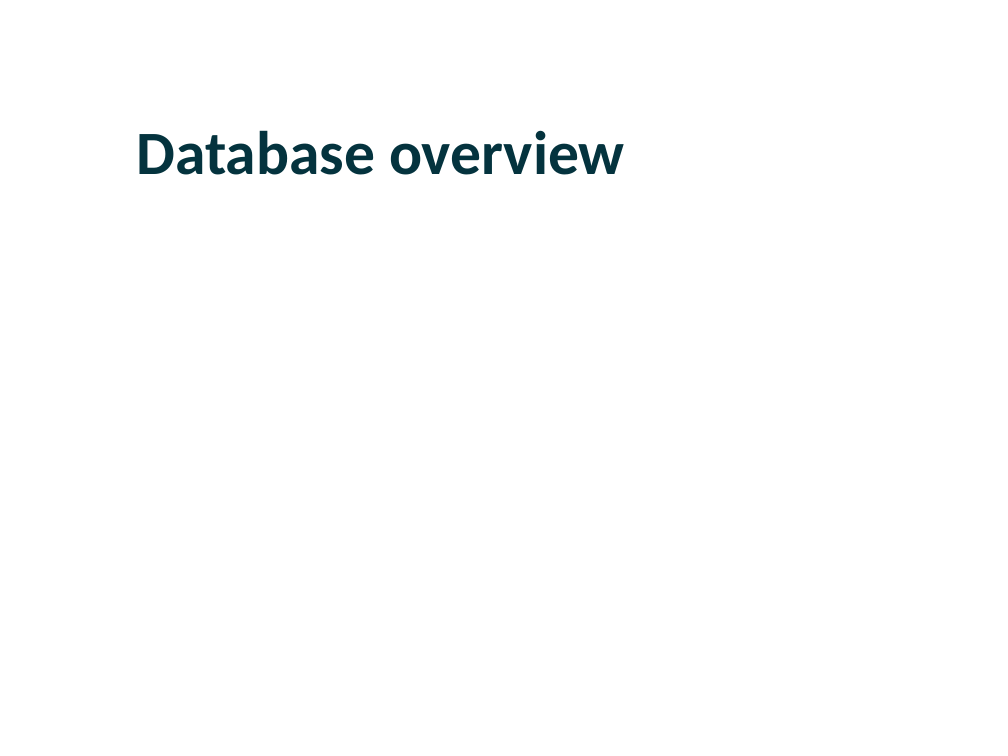
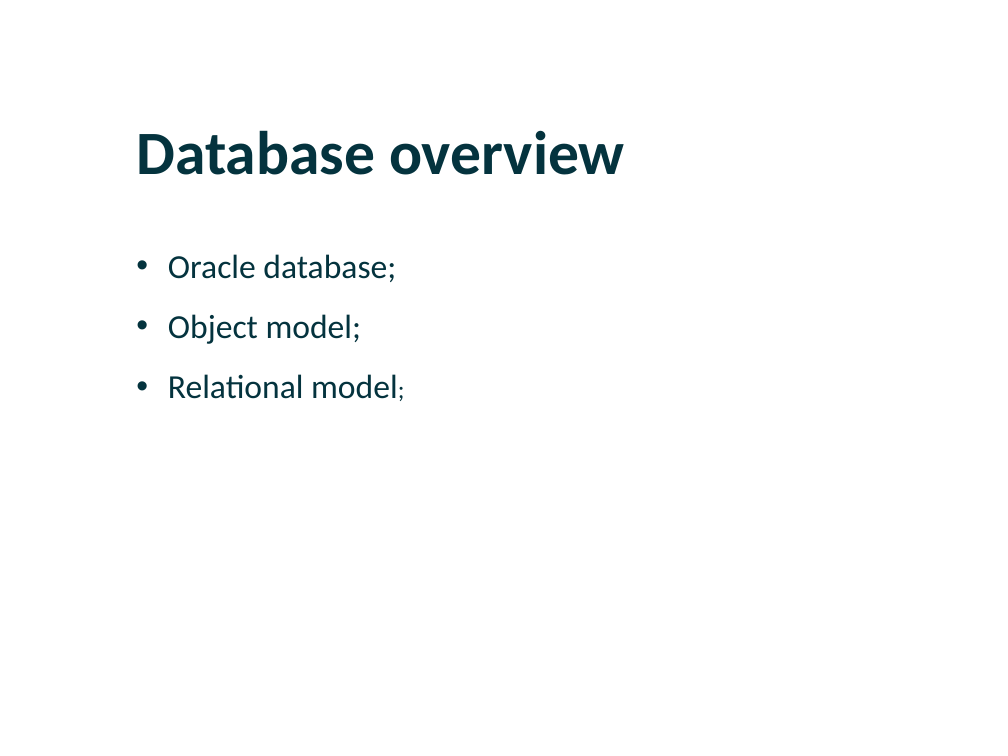
Before and after one commit to DmitriyLy/travel_portal, a slide deck: slide 6 of docs/Travel Portal.pptx. Drawn at 1008x756 pixels with LibreOffice and Linux fonts; fonts in the diff are those of the drawing; background and template pictures are left out. Boxes give left, top, right and bottom in pixels: in the first picture for what was removed or moved away, otherwise in the second. Text is boxed around its words. In the diff, an @@ line names an element or a change of style, - is before the commit and + after.

```diff
--- a/docs/Travel Portal.pptx
+++ b/docs/Travel Portal.pptx
@@ text added at (168, 254, 398, 399), 24 pt, text #04333E @@
+• Oracle database;
+• Object model;
+• Relational model;
```
Also in this commit, not shown: 7 other slides changed, 17 slides added, 15 slides removed.
